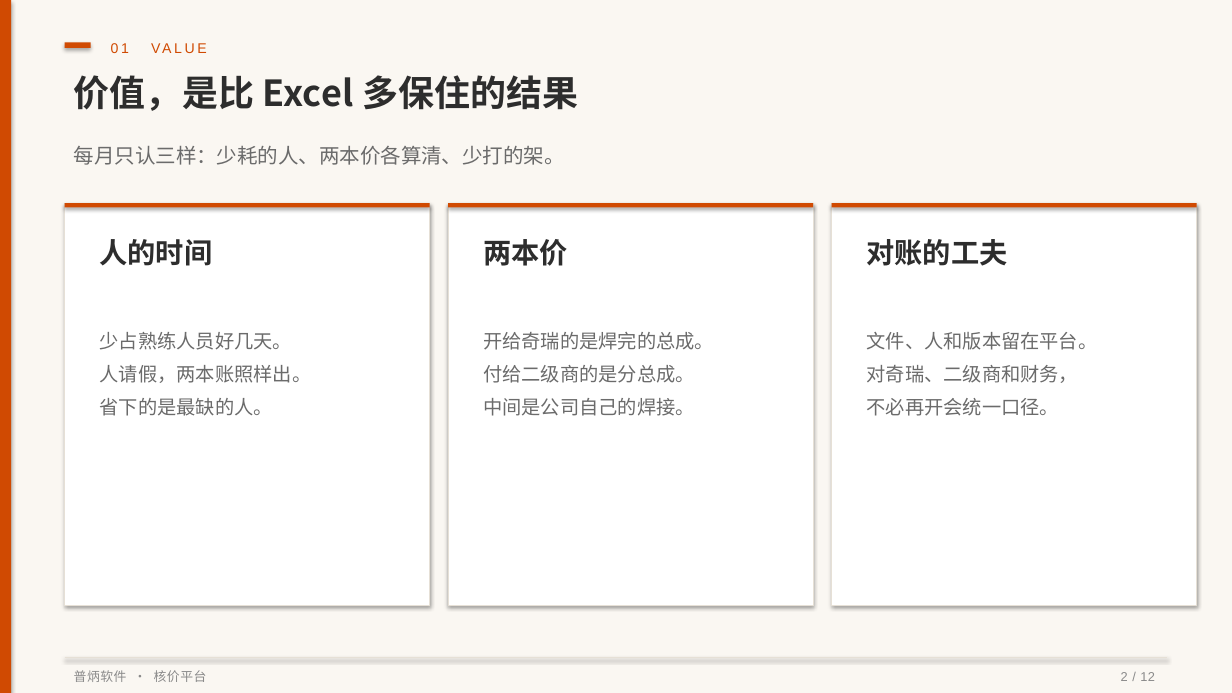
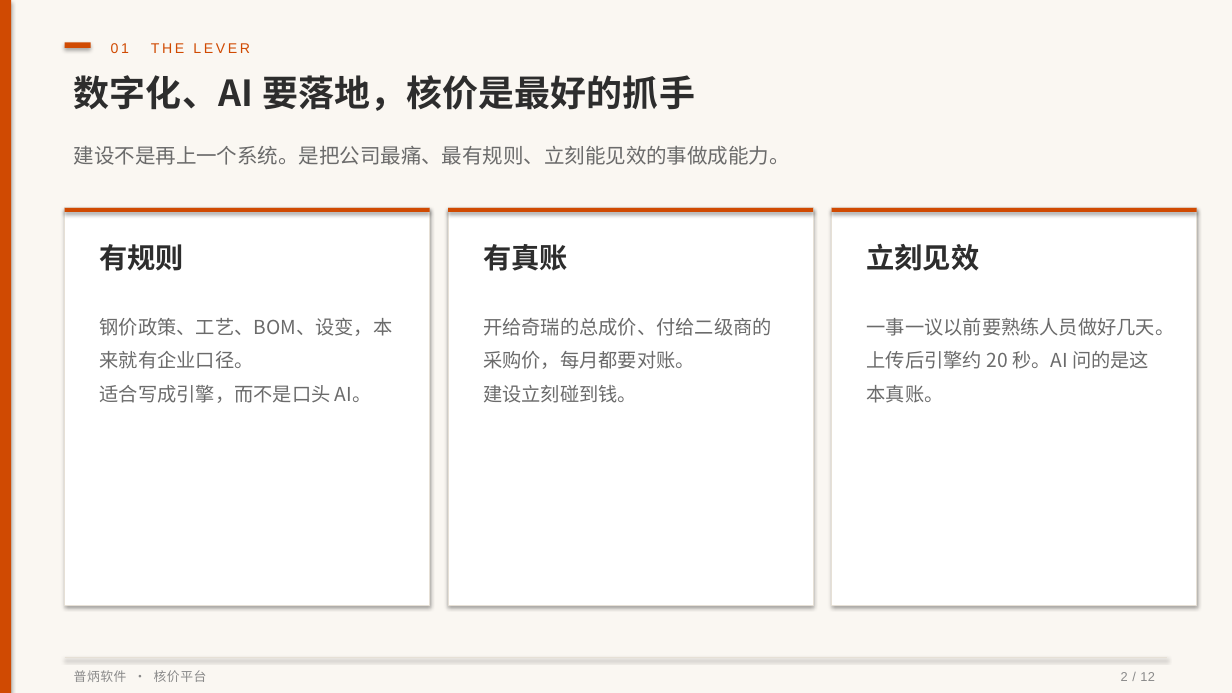
Before and after one commit to pulinzhang/structure-costing-platform, a slide deck: slide 2 of docs/结构件自动核价平台-产品介绍.pptx. Drawn at 1232x693 pixels with LibreOffice and Linux fonts; fonts in the diff are those of the drawing. Boxes give left, top, right and bottom in pixels: in the first picture for what was removed or moved away, otherwise in the second. Text is boxed around its words. In the diff, an @@ line names an element or a change of style, - is before the commit and + after.

```diff
--- a/docs/结构件自动核价平台-产品介绍.pptx
+++ b/docs/结构件自动核价平台-产品介绍.pptx
@@ text at [111, 43, 250, 53]: text changed @@
-01 VALUE
+01 THE LEVER
@@ text at [74, 75, 695, 111]: text changed @@
-价值，是比 Excel 多保住的结果
+数字化、AI 要落地，核价是最好的抓手
@@ text at [74, 146, 790, 165]: text changed @@
-每月只认三样：少耗的人、两本价各算清、少打的架。
+建设不是再上一个系统。是把公司最痛、最有规则、立刻能见效的事做成能力。
@@ rectangle: place and size @@
-rectangle at [65, 203, 430, 605]
+rectangle at [65, 208, 430, 605]
@@ rectangle: place and size @@
-rectangle at [448, 203, 813, 605]
+rectangle at [448, 208, 813, 605]
@@ rectangle: place and size @@
-rectangle at [832, 203, 1197, 605]
+rectangle at [832, 208, 1197, 605]
@@ 3 rectangles: place and size @@
-3 rectangles at [65, 203, 1197, 207]
+3 rectangles at [65, 208, 1197, 212]
@@ text at [100, 244, 185, 271]: text changed @@
-人的时间
+有规则
@@ text at [483, 244, 568, 271]: text changed @@
-两本价
+有真账
@@ text at [867, 243, 980, 271]: text changed @@
-对账的工夫
+立刻见效
@@ text at [100, 318, 393, 403]: text changed @@
-少占熟练人员好几天。
-人请假，两本账照样出。
-省下的是最缺的人。
+钢价政策、工艺、BOM、设变，本来就有企业口径。
+适合写成引擎，而不是口头 AI。
@@ text at [483, 318, 772, 403]: text changed @@
-开给奇瑞的是焊完的总成。
-付给二级商的是分总成。
-中间是公司自己的焊接。
+开给奇瑞的总成价、付给二级商的采购价，每月都要对账。
+建设立刻碰到钱。
@@ text at [867, 318, 1175, 403]: text changed @@
-文件、人和版本留在平台。
-对奇瑞、二级商和财务，
-不必再开会统一口径。
+一事一议以前要熟练人员做好几天。
+上传后引擎约 20 秒。AI 问的是这本真账。
```
Also in this commit, not shown: 5 other slides changed, 6 slides added, 6 slides removed, 1 other file.
